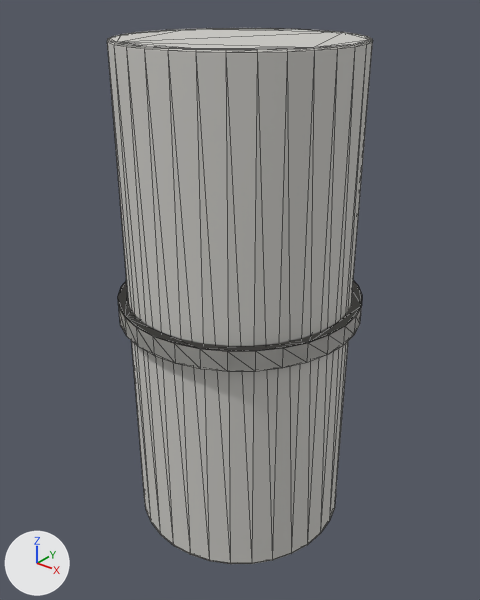
An edit to the glTF model public/models/authoring/column-struct-round-450.glb, drawn before and after from the same camera.
Camera for both pictures: a 50 mm camera at (0.765, -0.956, 0.592) aimed at (0.0, 0.0, -0.001). The axes (+X, +Y, +Z) are drawn at lower left. The lights are the same throughout. The older version comes first. Mesh edges are drawn as thin lines. Where no turn or scale is listed for an object, it has been applied to the vertices. Vertices at exactly the same position are counted once.

Names of what the first picture shows: 'Base', 'Shaft'.
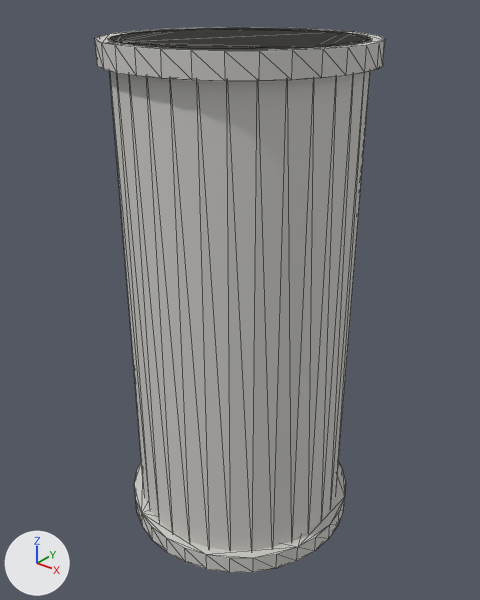
The newer file is also turned or shifted as a whole; pictures and numbers use the older file's frame.

The change in detail:
me_base_004 is used by ob_base; location (0.0, 0.0, 0.0).
me_base_004 had 64 vertices, 124 faces and spanned x -0.245..0.245, y -0.245..0.245, z -0.02..0.02.
me_base_004 now has 64 vertices, 124 faces and spans x -0.245..0.245, y -0.245..0.245, z -0.5..-0.46.
me_base_004 part 1: the whole mesh is moved by (0.0, 0.0, -0.48).
me_cap_004 is used by ob_cap; location (0.0, 0.0, 0.0).
me_cap_004 had 64 vertices, 124 faces and spanned x -0.245..0.245, y -0.245..0.245, z -0.02..0.02.
me_cap_004 now has 64 vertices, 124 faces and spans x -0.245..0.245, y -0.245..0.245, z 0.46..0.5.
me_cap_004 part 2: the whole mesh is moved by (0.0, 0.0, 0.48).

Boxes [x1, y1, x2, y2] around the edits, measured in the pictures (480 x 600 px):
'Base', moved
    before: [118, 280, 362, 372]
    after: [134, 462, 346, 573]
'Cap', moved (not visible before)
    after: [95, 27, 385, 81]
